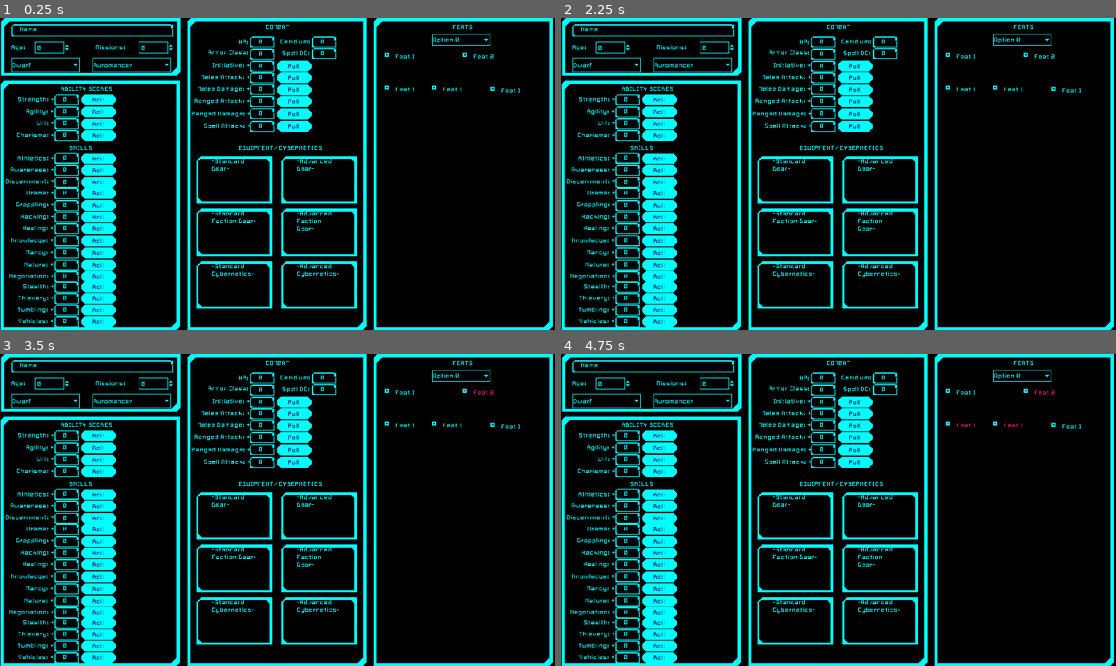
Above: before the commit, frames 1-4 (two rows, left to right).
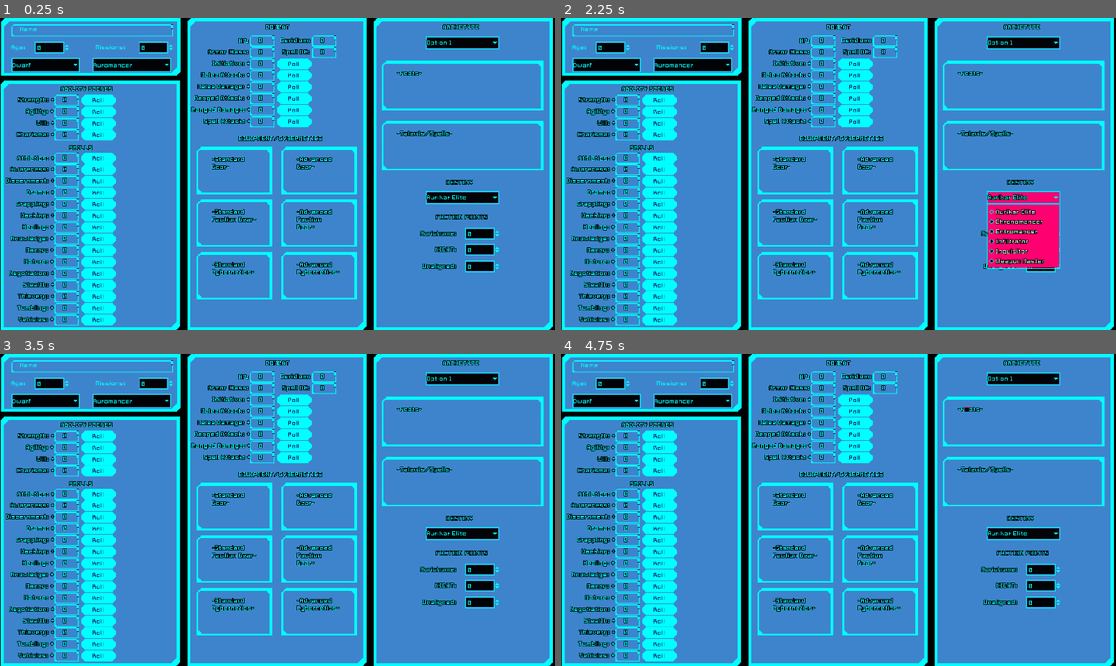
Above: after the commit, the same moments.

Repository: sominator/ecc
Game: Godot game, scene res://Main.tscn
Same seed, same stepped clock (60 frames per second), same inputs: the game is played once before the commit and once after it.
Inputs (mouse positions are in pixels of both pictures, inside the frame that each line leads up to):
- Up to frame 1 (0.25 s): no input
- Up to frame 2 (2.25 s): click "Option 0" (after the commit: "Option 1") at 0.5 s; click (966, 55) at 1.25 s, where only the run before the commit has a clickable "Feat 1"; click (1021, 198) at 2 s, where only the run after the commit has a clickable "Aurikar Elite"
- Up to frame 3 (3.5 s): click (482, 391) at 2.75 s, where only the run before the commit has a clickable "Feat 2"
- Up to frame 4 (4.75 s): click (1016, 425) at 3.5 s, where only the run before the commit has a clickable "Feat 1"; click (966, 425) at 4.25 s, where only the run before the commit has a clickable "Feat 1"

The runs differ from the first frame. In frame 1, 81% of the frame differs, in the area x 0-99%, y 1-100%; in frame 2, 82%; in frame 3, 81%; in frame 4, 81%.

Commit message:
Added Archetype panel and cleaned up UI spacing.

Diff:
--- a/Main.tscn
+++ b/Main.tscn
@@ -950,9 +950,9 @@
 
 [node name="LabelStrength" type="Label" parent="PanelAbilities"]
 margin_left = 29.5
-margin_top = 24.0
+margin_top = 25.0
 margin_right = 93.5
-margin_bottom = 42.0
+margin_bottom = 43.0
 text = "Strength: +"
 align = 2
 valign = 1
@@ -977,9 +977,9 @@
 
 [node name="LabelCharisma" type="Label" parent="PanelAbilities"]
 margin_left = 28.0
-margin_top = 86.0
+margin_top = 85.0
 margin_right = 94.0
-margin_bottom = 104.0
+margin_bottom = 103.0
 text = "Charisma: +"
 valign = 1
 
@@ -992,144 +992,144 @@
 
 [node name="LabelAthletics" type="Label" parent="PanelAbilities"]
 margin_left = 28.5
-margin_top = 124.5
+margin_top = 125.0
 margin_right = 93.5
-margin_bottom = 144.5
+margin_bottom = 145.0
 text = "Athletics: +"
 align = 2
 valign = 1
 
 [node name="LabelAwareness" type="Label" parent="PanelAbilities"]
 margin_left = 17.0
-margin_top = 145.5
+margin_top = 145.0
 margin_right = 94.0
-margin_bottom = 163.5
+margin_bottom = 163.0
 text = "Awareness: +"
 align = 2
 valign = 1
 
 [node name="LabelDiscernment" type="Label" parent="PanelAbilities"]
 margin_left = 9.0
-margin_top = 165.5
+margin_top = 165.0
 margin_right = 94.0
-margin_bottom = 183.5
+margin_bottom = 183.0
 text = "Discernment: +"
 align = 2
 valign = 1
 
 [node name="LabelDrama" type="Label" parent="PanelAbilities"]
 margin_left = 29.5
-margin_top = 185.5
+margin_top = 185.0
 margin_right = 93.5
-margin_bottom = 203.5
+margin_bottom = 203.0
 text = "Drama: +"
 align = 2
 valign = 1
 
 [node name="LabelGrappling" type="Label" parent="PanelAbilities"]
 margin_left = 27.0
-margin_top = 205.5
+margin_top = 205.0
 margin_right = 94.0
-margin_bottom = 223.5
+margin_bottom = 223.0
 text = "Grappling: +"
 align = 2
 valign = 1
 
 [node name="LabelHacking" type="Label" parent="PanelAbilities"]
 margin_left = 29.5
-margin_top = 226.5
+margin_top = 225.0
 margin_right = 93.5
-margin_bottom = 244.5
+margin_bottom = 243.0
 text = "Hacking: +"
 align = 2
 valign = 1
 
 [node name="LabelHealing" type="Label" parent="PanelAbilities"]
 margin_left = 28.5
-margin_top = 246.5
+margin_top = 245.0
 margin_right = 92.5
-margin_bottom = 264.5
+margin_bottom = 263.0
 text = "Healing: +"
 align = 2
 valign = 1
 
 [node name="LabelKnowledge" type="Label" parent="PanelAbilities"]
 margin_left = 18.0
-margin_top = 267.5
+margin_top = 265.0
 margin_right = 93.0
-margin_bottom = 285.5
+margin_bottom = 283.0
 text = "Knowledge: +"
 align = 2
 valign = 1
 
 [node name="LabelMancy" type="Label" parent="PanelAbilities"]
 margin_left = 28.5
-margin_top = 289.0
+margin_top = 285.0
 margin_right = 92.5
-margin_bottom = 307.0
+margin_bottom = 303.0
 text = "Mancy: +"
 align = 2
 valign = 1
 
 [node name="LabelNature" type="Label" parent="PanelAbilities"]
 margin_left = 29.0
-margin_top = 310.0
+margin_top = 305.0
 margin_right = 93.0
-margin_bottom = 328.0
+margin_bottom = 323.0
 text = "Nature: +"
 align = 2
 valign = 1
 
 [node name="LabelNegotiation" type="Label" parent="PanelAbilities"]
 margin_left = 14.5
-margin_top = 330.0
+margin_top = 325.0
 margin_right = 93.5
-margin_bottom = 348.0
+margin_bottom = 343.0
 text = "Negotiation: +"
 align = 2
 valign = 1
 
 [node name="LabelStealth" type="Label" parent="PanelAbilities"]
 margin_left = 29.5
-margin_top = 347.5
+margin_top = 345.0
 margin_right = 93.5
-margin_bottom = 365.5
+margin_bottom = 363.0
 text = "Stealth: +"
 align = 2
 valign = 1
 
 [node name="LabelThievery" type="Label" parent="PanelAbilities"]
 margin_left = 25.5
-margin_top = 367.5
+margin_top = 365.0
 margin_right = 93.5
-margin_bottom = 385.5
+margin_bottom = 383.0
 text = "Thievery: +"
 align = 2
 valign = 1
 
 [node name="LabelTumbling" type="Label" parent="PanelAbilities"]
 margin_left = 29.0
-margin_top = 388.0
+margin_top = 385.0
 margin_right = 93.0
-margin_bottom = 406.0
+margin_bottom = 403.0
 text = "Tumbling: +"
 align = 2
 valign = 1
 
 [node name="LabelVehicles" type="Label" parent="PanelAbilities"]
 margin_left = 28.5
-margin_top = 408.0
+margin_top = 405.0
 margin_right = 92.5
-margin_bottom = 426.0
+margin_bottom = 423.0
 text = "Vehicles: +"
 align = 2
 valign = 1
 
 [node name="ValueStrength" type="TextEdit" parent="PanelAbilities"]
 margin_left = 93.0
-margin_top = 24.0
+margin_top = 25.0
 margin_right = 135.0
-margin_bottom = 43.0
+margin_bottom = 44.0
 text = "0"
 readonly = true
 
@@ -1151,137 +1151,137 @@
 
 [node name="ValueCharisma" type="TextEdit" parent="PanelAbilities"]
 margin_left = 93.0
-margin_top = 86.0
+margin_top = 85.0
 margin_right = 135.0
-margin_bottom = 105.0
+margin_bottom = 104.0
 text = "0"
 readonly = true
 
 [node name="ValueAthletics" type="TextEdit" parent="PanelAbilities"]
 margin_left = 93.0
-margin_top = 124.5
+margin_top = 125.0
 margin_right = 135.0
-margin_bottom = 143.5
+margin_bottom = 144.0
 text = "0"
 readonly = true
 
 [node name="ValueAwareness" type="TextEdit" parent="PanelAbilities"]
 margin_left = 93.0
-margin_top = 145.5
+margin_top = 145.0
 margin_right = 135.0
-margin_bottom = 164.5
+margin_bottom = 164.0
 text = "0"
 readonly = true
 
 [node name="ValueDiscernment" type="TextEdit" parent="PanelAbilities"]
 margin_left = 93.0
-margin_top = 167.0
+margin_top = 165.0
 margin_right = 135.0
-margin_bottom = 186.0
+margin_bottom = 184.0
 text = "0"
 readonly = true
 
 [node name="ValueDrama" type="TextEdit" parent="PanelAbilities"]
 margin_left = 93.0
-margin_top = 186.0
+margin_top = 185.0
 margin_right = 135.0
-margin_bottom = 205.0
+margin_bottom = 204.0
 text = "0"
 readonly = true
 
 [node name="ValueGrappling" type="TextEdit" parent="PanelAbilities"]
 margin_left = 93.0
-margin_top = 206.5
+margin_top = 205.0
 margin_right = 135.0
-margin_bottom = 225.5
+margin_bottom = 224.0
 text = "0"
 readonly = true
 
 [node name="ValueHacking" type="TextEdit" parent="PanelAbilities"]
 margin_left = 93.0
-margin_top = 226.5
+margin_top = 225.0
 margin_right = 135.0
-margin_bottom = 245.5
+margin_bottom = 244.0
 text = "0"
 readonly = true
 
 [node name="ValueHealing" type="TextEdit" parent="PanelAbilities"]
 margin_left = 93.0
-margin_top = 246.5
+margin_top = 245.0
 margin_right = 135.0
-margin_bottom = 265.5
+margin_bottom = 264.0
 text = "0"
 readonly = true
 
 [node name="ValueKnowledge" type="TextEdit" parent="PanelAbilities"]
 margin_left = 93.0
-margin_top = 267.5
+margin_top = 265.0
 margin_right = 135.0
-margin_bottom = 286.5
+margin_bottom = 284.0
 text = "0"
 readonly = true
 
 [node name="ValueMancy" type="TextEdit" parent="PanelAbilities"]
 margin_left = 93.0
-margin_top = 288.5
+margin_top = 285.0
 margin_right = 135.0
-margin_bottom = 307.5
+margin_bottom = 304.0
 text = "0"
 readonly = true
 
 [node name="ValueNature" type="TextEdit" parent="PanelAbilities"]
 margin_left = 93.0
-margin_top = 310.0
+margin_top = 305.0
 margin_right = 135.0
-margin_bottom = 329.0
+margin_bottom = 324.0
 text = "0"
 readonly = true
 
 [node name="ValueNegotiation" type="TextEdit" parent="PanelAbilities"]
 margin_left = 93.0
-margin_top = 330.0
+margin_top = 325.0
 margin_right = 135.0
-margin_bottom = 349.0
+margin_bottom = 344.0
 text = "0"
 readonly = true
 
 [node name="ValueStealth" type="TextEdit" parent="PanelAbilities"]
 margin_left = 93.0
-margin_top = 347.5
+margin_top = 345.0
 margin_right = 135.0
-margin_bottom = 366.5
+margin_bottom = 364.0
 text = "0"
 readonly = true
 
 [node name="ValueThievery" type="TextEdit" parent="PanelAbilities"]
 margin_left = 93.0
-margin_top = 368.0
+margin_top = 365.0
 margin_right = 135.0
-margin_bottom = 387.0
+margin_bottom = 384.0
 text = "0"
 readonly = true
 
 [node name="ValueTumbling" type="TextEdit" parent="PanelAbilities"]
 margin_left = 93.0
-margin_top = 388.0
+margin_top = 385.0
 margin_right = 135.0
-margin_bottom = 407.0
+margin_bottom = 404.0
 text = "0"
 readonly = true
 
 [node name="ValueVehicles" type="TextEdit" parent="PanelAbilities"]
 margin_left = 93.0
-margin_top = 407.5
+margin_top = 405.0
 margin_right = 135.0
-margin_bottom = 426.5
+margin_bottom = 424.0
 text = "0"
 readonly = true
 
 [node name="ButtonStrength" type="Button" parent="PanelAbilities"]
 margin_left = 138.5
-margin_top = 24.0
+margin_top = 25.0
 margin_right = 198.5
-margin_bottom = 43.0
+margin_bottom = 44.0
 text = "Roll"
 
 [node name="ButtonAgility" type="Button" parent="PanelAbilities"]
@@ -1293,121 +1293,121 @@
 
 [node name="ButtonWill" type="Button" parent="PanelAbilities"]
 margin_left = 138.5
-margin_top = 66.0
+margin_top = 65.0
 margin_right = 198.5
-margin_bottom = 85.0
+margin_bottom = 84.0
 text = "Roll"
 
 [node name="ButtonCharisma" type="Button" parent="PanelAbilities"]
 margin_left = 138.5
-margin_top = 86.0
+margin_top = 85.0
 margin_right = 198.5
-margin_bottom = 105.0
+margin_bottom = 104.0
 text = "Roll"
 
 [node name="ButtonAthletics" type="Button" parent="PanelAbilities"]
 margin_left = 138.5
-margin_top = 126.0
+margin_top = 125.0
 margin_right = 198.5
-margin_bottom = 145.0
+margin_bottom = 144.0
 text = "Roll"
 
 [node name="ButtonAwareness" type="Button" parent="PanelAbilities"]
 margin_left = 138.5
-margin_top = 145.5
+margin_top = 145.0
 margin_right = 198.5
-margin_bottom = 164.5
+margin_bottom = 164.0
 text = "Roll"
 
 [node name="ButtonDiscernment" type="Button" parent="PanelAbilities"]
 margin_left = 138.5
-margin_top = 167.0
+margin_top = 165.0
 margin_right = 198.5
-margin_bottom = 186.0
+margin_bottom = 184.0
 text = "Roll"
 
 [node name="ButtonDrama" type="Button" parent="PanelAbilities"]
 margin_left = 138.5
-margin_top = 186.0
+margin_top = 185.0
 margin_right = 198.5
-margin_bottom = 205.0
+margin_bottom = 204.0
 text = "Roll"
 
 [node name="ButtonGrappling" type="Button" parent="PanelAbilities"]
 margin_left = 138.5
-margin_top = 206.5
+margin_top = 205.0
 margin_right = 198.5
-margin_bottom = 225.5
+margin_bottom = 224.0
 text = "Roll"
 
 [node name="ButtonHacking" type="Button" parent="PanelAbilities"]
 margin_left = 138.5
-margin_top = 226.5
+margin_top = 225.0
 margin_right = 198.5
-margin_bottom = 245.5
+margin_bottom = 244.0
 text = "Roll"
 
 [node name="ButtonHealing" type="Button" parent="PanelAbilities"]
 margin_left = 138.5
-margin_top = 247.0
+margin_top = 245.0
 margin_right = 198.5
-margin_bottom = 266.0
+margin_bottom = 264.0
 text = "Roll"
 
 [node name="ButtonKnowledge" type="Button" parent="PanelAbilities"]
 margin_left = 138.5
-margin_top = 267.5
+margin_top = 265.0
 margin_right = 198.5
-margin_bottom = 286.5
+margin_bottom = 284.0
 text = "Roll"
 
 [node name="ButtonMancy" type="Button" parent="PanelAbilities"]
 margin_left = 138.5
-margin_top = 289.0
+margin_top = 285.0
 margin_right = 198.5
-margin_bottom = 308.0
+margin_bottom = 304.0
 text = "Roll"
 
 [node name="ButtonNature" type="Button" parent="PanelAbilities"]
 margin_left = 138.5
-margin_top = 310.0
+margin_top = 305.0
 margin_right = 198.5
-margin_bottom = 329.0
+margin_bottom = 324.0
 text = "Roll"
 
 [node name="ButtonNegotiation" type="Button" parent="PanelAbilities"]
 margin_left = 138.5
-margin_top = 330.0
+margin_top = 325.0
 margin_right = 198.5
-margin_bottom = 349.0
+margin_bottom = 344.0
 text = "Roll"
 
 [node name="ButtonStealth" type="Button" parent="PanelAbilities"]
 margin_left = 138.5
-margin_top = 348.0
+margin_top = 345.0
 margin_right = 198.5
-margin_bottom = 367.0
+margin_bottom = 364.0
 text = "Roll"
 
 [node name="ButtonThievery" type="Button" parent="PanelAbilities"]
 margin_left = 138.5
-margin_top = 368.0
+margin_top = 365.0
 margin_right = 198.5
-margin_bottom = 387.0
+margin_bottom = 384.0
 text = "Roll"
 
 [node name="ButtonTumbling" type="Button" parent="PanelAbilities"]
 margin_left = 138.5
-margin_top = 388.0
+margin_top = 385.0
 margin_right = 198.5
-margin_bottom = 407.0
+margin_bottom = 404.0
 text = "Roll"
 
 [node name="ButtonVehicles" type="Button" parent="PanelAbilities"]
 margin_left = 138.5
-margin_top = 408.0
+margin_top = 405.0
 margin_right = 198.5
-margin_bottom = 427.0
+margin_bottom = 424.0
 text = "Roll"
 
 [node name="PanelCombat" type="Panel" parent="."]
@@ -1425,336 +1425,403 @@
 
 [node name="LabelHP" type="Label" parent="PanelCombat"]
 margin_left = 44.5
-margin_top = 32.0
+margin_top = 30.0
 margin_right = 109.5
-margin_bottom = 52.0
+margin_bottom = 50.0
 text = "HP: "
 align = 2
 valign = 1
 
 [node name="LabelCeridium" type="Label" parent="PanelCombat"]
 margin_left = 151.0
-margin_top = 32.0
+margin_top = 30.0
 margin_right = 217.0
-margin_bottom = 50.0
+margin_bottom = 48.0
 text = "Ceridium: "
 align = 2
 valign = 1
 
 [node name="LabelAC" type="Label" parent="PanelCombat"]
 margin_left = 25.0
-margin_top = 51.0
+margin_top = 50.0
 margin_right = 110.0
-margin_bottom = 69.0
+margin_bottom = 68.0
 text = "Armor Class: "
 align = 2
 valign = 1
 
 [node name="LabelSpellDC" type="Label" parent="PanelCombat"]
 margin_left = 152.0
-margin_top = 51.5
+margin_top = 50.0
 margin_right = 216.0
-margin_bottom = 69.5
+margin_bottom = 68.0
 text = "Spell DC: "
 align = 2
 valign = 1
 
 [node name="LabelInitiative" type="Label" parent="PanelCombat"]
 margin_left = 43.0
-margin_top = 73.0
+margin_top = 70.0
 margin_right = 110.0
-margin_bottom = 91.0
+margin_bottom = 88.0
 text = "Initiative: +"
 align = 2
 valign = 1
 
 [node name="LabelMeleeAttack" type="Label" parent="PanelCombat"]
 margin_left = 24.0
-margin_top = 94.0
+margin_top = 90.0
 margin_right = 110.0
-margin_bottom = 112.0
+margin_bottom = 108.0
 text = "Melee Attack: +"
 align = 2
 valign = 1
 
 [node name="LabelMeleeDamage" type="Label" parent="PanelCombat"]
 margin_left = 18.0
-margin_top = 114.0
+margin_top = 110.0
 margin_right = 110.0
-margin_bottom = 132.0
+margin_bottom = 128.0
 text = "Melee Damage: +"
 align = 2
 valign = 1
 
 [node name="LabelRangedAttack" type="Label" parent="PanelCombat"]
 margin_left = 13.0
-margin_top = 135.0
+margin_top = 130.0
 margin_right = 110.0
-margin_bottom = 153.0
+margin_bottom = 148.0
 text = "Ranged Attack: +"
 align = 2
 valign = 1
 
 [node name="LabelRangedDamage" type="Label" parent="PanelCombat"]
 margin_left = 7.5
-margin_top = 156.5
+margin_top = 150.0
 margin_right = 110.5
-margin_bottom = 174.5
+margin_bottom = 168.0
 text = "Ranged Damage: +"
 align = 2
 valign = 1
 
 [node name="LabelSpellAttack" type="Label" parent="PanelCombat"]
 margin_left = 24.0
-margin_top = 178.0
+margin_top = 170.0
 margin_right = 111.0
-margin_bottom = 196.0
+margin_bottom = 188.0
 text = "Spell Attack: +"
 align = 2
 valign = 1
 
 [node name="LabelEquipment" type="Label" parent="PanelCombat"]
 margin_left = 88.5
-margin_top = 220.0
+margin_top = 204.0
 margin_right = 233.5
-margin_bottom = 229.0
+margin_bottom = 213.0
 text = "EQUIPMENT/CYBERNETICS"
 
 [node name="ValueHP" type="TextEdit" parent="PanelCombat"]
 margin_left = 109.0
-margin_top = 32.0
+margin_top = 30.0
 margin_right = 151.0
-margin_bottom = 51.0
+margin_bottom = 49.0
 text = "0"
 readonly = true
 
 [node name="ValueCeridium" type="TextEdit" parent="PanelCombat"]
 margin_left = 216.0
-margin_top = 32.0
+margin_top = 30.0
 margin_right = 258.0
-margin_bottom = 51.0
+margin_bottom = 49.0
 text = "0"
 readonly = true
 
 [node name="ValueAC" type="TextEdit" parent="PanelCombat"]
 margin_left = 109.0
-margin_top = 52.5
+margin_top = 50.0
 margin_right = 151.0
-margin_bottom = 71.5
+margin_bottom = 69.0
 text = "0"
 readonly = true
 
 [node name="ValueDC" type="TextEdit" parent="PanelCombat"]
 margin_left = 215.5
-margin_top = 52.0
+margin_top = 50.0
 margin_right = 257.5
-margin_bottom = 71.0
+margin_bottom = 69.0
 text = "0"
 readonly = true
 
 [node name="ValueInitiative" type="TextEdit" parent="PanelCombat"]
 margin_left = 109.0
-margin_top = 74.0
+margin_top = 70.0
 margin_right = 151.0
-margin_bottom = 93.0
+margin_bottom = 89.0
 text = "0"
 readonly = true
 
 [node name="ValueMeleeAttack" type="TextEdit" parent="PanelCombat"]
 margin_left = 109.0
-margin_top = 94.0
+margin_top = 90.0
 margin_right = 151.0
-margin_bottom = 113.0
+margin_bottom = 109.0
 text = "0"
 readonly = true
 
 [node name="ValueMeleeDamage" type="TextEdit" parent="PanelCombat"]
 margin_left = 109.0
-margin_top = 114.0
+margin_top = 110.0
 margin_right = 151.0
-margin_bottom = 133.0
+margin_bottom = 129.0
 text = "0"
 readonly = true
 
 [node name="ValueRangedAttack" type="TextEdit" parent="PanelCombat"]
 margin_left = 109.0
-margin_top = 135.0
+margin_top = 130.0
 margin_right = 151.0
-margin_bottom = 154.0
+margin_bottom = 149.0
 text = "0"
 readonly = true
 
 [node name="ValueRangedDamage" type="TextEdit" parent="PanelCombat"]
 margin_left = 109.0
-margin_top = 156.0
+margin_top = 150.0
 margin_right = 151.0
-margin_bottom = 175.0
+margin_bottom = 169.0
 text = "0"
 readonly = true
 
 [node name="ValueSpellAttack" type="TextEdit" parent="PanelCombat"]
 margin_left = 109.0
-margin_top = 177.5
+margin_top = 170.0
 margin_right = 151.0
-margin_bottom = 196.5
+margin_bottom = 189.0
 text = "0"
 readonly = true
 
 [node name="ButtonInitiative" type="Button" parent="PanelCombat"]
 margin_left = 154.5
-margin_top = 74.0
+margin_top = 70.0
 margin_right = 214.5
-margin_bottom = 93.0
+margin_bottom = 89.0
 text = "Roll"
 
 [node name="ButtonMeleeAttack" type="Button" parent="PanelCombat"]
 margin_left = 154.5
-margin_top = 94.0
+margin_top = 90.0
 margin_right = 214.5
-margin_bottom = 113.0
+margin_bottom = 109.0
 text = "Roll"
 
 [node name="ButtonMeleeDamage" type="Button" parent="PanelCombat"]
 margin_left = 154.5
-margin_top = 114.5
+margin_top = 110.0
 margin_right = 214.5
-margin_bottom = 133.5
+margin_bottom = 129.0
 text = "Roll"
 
 [node name="ButtonRangedAttack" type="Button" parent="PanelCombat"]
 margin_left = 154.5
-margin_top = 135.0
+margin_top = 130.0
 margin_right = 214.5
-margin_bottom = 154.0
+margin_bottom = 149.0
 text = "Roll"
 
 [node name="ButtonRangedDamage" type="Button" parent="PanelCombat"]
 margin_left = 154.5
-margin_top = 156.5
+margin_top = 150.0
 margin_right = 214.5
-margin_bottom = 175.5
+margin_bottom = 169.0
 text = "Roll"
 
 [node name="ButtonSpellAttack" type="Button" parent="PanelCombat"]
 margin_left = 154.5
-margin_top = 178.0
+margin_top = 170.0
 margin_right = 214.5
-margin_bottom = 197.0
+margin_bottom = 189.0
 text = "Roll"
 
 [node name="InputStandardGear1" type="TextEdit" parent="PanelCombat"]
 margin_left = 16.0
-margin_top = 239.0
+margin_top = 223.0
 margin_right = 147.0
-margin_bottom = 321.0
-text = "	-Standard Gear-"
+margin_bottom = 305.0
+text = "
+	-Standard Gear-"
 wrap_enabled = true
 caret_block_mode = true
 caret_blink = true
 
 [node name="InputAdvancedGear" type="TextEdit" parent="PanelCombat"]
 margin_left = 163.0
-margin_top = 238.5
+margin_top = 222.5
 margin_right = 294.0
-margin_bottom = 320.5
-text = "	-Advanced Gear-"
+margin_bottom = 304.5
+text = "
+	-Advanced Gear-"
 wrap_enabled = true
 caret_block_mode = true
 caret_blink = true
 
 [node name="InputStandardFactionGear" type="TextEdit" parent="PanelCombat"]
 margin_left = 16.0
-margin_top = 329.5
+margin_top = 313.5
 margin_right = 147.0
-margin_bottom = 411.5
-text = "	-Standard Faction Gear-"
+margin_bottom = 395.5
+text = "
+	-Standard Faction Gear-"
 wrap_enabled = true
 caret_block_mode = true
 caret_blink = true
 
 [node name="InputAdvancedFactionGear" type="TextEdit" parent="PanelCombat"]
 margin_left = 163.0
-margin_top = 329.5
+margin_top = 313.5
 margin_right = 294.0
-margin_bottom = 411.5
-text = "	-Advanced Faction  Gear-"
+margin_bottom = 395.5
+text = "
+	-Advanced Faction  Gear-"
 wrap_enabled = true
 caret_block_mode = true
 caret_blink = true
 
 [node name="InputStandardCybernetics" type="TextEdit" parent="PanelCombat"]
 margin_left = 16.0
-margin_top = 421.0
+margin_top = 405.0
 margin_right = 147.0
-margin_bottom = 503.0
-text = "	-Standard Cybernetics-"
+margin_bottom = 487.0
+text = "
+	-Standard Cybernetics-"
 wrap_enabled = true
 caret_block_mode = true
 caret_blink = true
 
 [node name="InputAdvancedCybernetics" type="TextEdit" parent="PanelCombat"]
 margin_left = 163.0
-margin_top = 421.0
+margin_top = 405.0
 margin_right = 294.0
-margin_bottom = 503.0
-text = "	-Advanced Cybernetics-"
+margin_bottom = 487.0
+text = "
+	-Advanced Cybernetics-"
 wrap_enabled = true
 caret_block_mode = true
 caret_blink = true
 
-[node name="PanelFeats" type="Panel" parent="."]
+[node name="PanelArchetype" type="Panel" parent="."]
 margin_left = 1293.0
 margin_right = 1603.0
 margin_bottom = 540.0
 rect_scale = Vector2( 2, 2 )
 
-[node name="LabelFeats" type="Label" parent="PanelFeats"]
-margin_left = 136.5
+[node name="LabelArchetype" type="Label" parent="PanelArchetype"]
+margin_left = 119.5
 margin_top = 11.0
-margin_right = 178.5
+margin_right = 182.5
 margin_bottom = 20.0
-text = "FEATS"
-
-[node name="OptionArchetype" type="OptionButton" parent="PanelFeats"]
-margin_left = 100.5
-margin_top = 28.0
-margin_right = 201.5
-margin_bottom = 48.0
-text = "Option 0"
-items = [ "Option 0", null, false, 0, null, "Option 1", null, false, 1, null ]
+text = "ARCHETYPE"
+
+[node name="OptionArchetype" type="OptionButton" parent="PanelArchetype"]
+margin_left = 90.0
+margin_top = 32.0
+margin_right = 217.0
+margin_bottom = 54.0
+text = "Option 1"
+items = [ "Option 1", null, false, 0, null, "Option 2", null, false, 1, null ]
 selected = 0
 
-[node name="CheckFeat1" type="CheckBox" parent="PanelFeats"]
-margin_left = 18.5
-margin_top = 52.5
-margin_right = 92.5
-margin_bottom = 80.5
-text = "Feat 1"
-
-[node name="CheckFeat2" type="CheckBox" parent="PanelFeats"]
-margin_left = 153.5
-margin_top = 52.5
-margin_right = 227.5
-margin_bottom = 80.5
-text = "Feat 2"
-
-[node name="CheckFeat3" type="CheckBox" parent="PanelFeats"]
-margin_left = 100.5
-margin_top = 110.0
-margin_right = 174.5
-margin_bottom = 138.0
-text = "Feat 1"
-
-[node name="CheckFeat4" type="CheckBox" parent="PanelFeats"]
-margin_left = 18.5
-margin_top = 110.0
-margin_right = 92.5
-margin_bottom = 138.0
-text = "Feat 1"
-
-[node name="CheckFeat5" type="CheckBox" parent="PanelFeats"]
-margin_left = 201.5
-margin_top = 112.0
-margin_right = 275.5
-margin_bottom = 140.0
-text = "Feat 1"
+[node name="InputFeats" type="TextEdit" parent="PanelArchetype"]
+margin_left = 14.0
+margin_top = 74.0
+margin_right = 294.0
+margin_bottom = 160.0
+text = "
+	-Feats-"
+wrap_enabled = true
+caret_block_mode = true
+caret_blink = true
+
+[node name="InputSpells" type="TextEdit" parent="PanelArchetype"]
+margin_left = 14.0
+margin_top = 178.0
+margin_right = 294.0
+margin_bottom = 264.0
+text = "
+	-Talents/Spells-"
+wrap_enabled = true
+caret_block_mode = true
+caret_blink = true
+
+[node name="LabelDestiny" type="Label" parent="PanelArchetype"]
+margin_left = 126.0
+margin_top = 280.0
+margin_right = 189.0
+margin_bottom = 289.0
+text = "DESTINY"
+
+[node name="OptionDestiny" type="OptionButton" parent="PanelArchetype"]
+margin_left = 90.0
+margin_top = 300.0
+margin_right = 217.0
+margin_bottom = 322.0
+text = "Aurikar Elite"
+items = [ "Aurikar Elite", null, false, 0, null, "Chronomancer", null, false, 1, null, "Entromancer", null, false, 2, null, "Infiltrator", null, false, 3, null, "Inquisitor", null, false, 4, null, "Weapon Master", null, false, 5, null ]
+selected = 0
+
+[node name="LabelFactionPoints" type="Label" parent="PanelArchetype"]
+margin_left = 107.5
+margin_top = 340.0
+margin_right = 197.5
+margin_bottom = 349.0
+text = "FACTION POINTS"
+
+[node name="LabelAurichome" type="Label" parent="PanelArchetype"]
+margin_left = 80.5
+margin_top = 362.5
+margin_right = 143.5
+margin_bottom = 382.5
+text = "Aurichome:"
+align = 2
+valign = 1
+
+[node name="SpinBoxAurichome" type="SpinBox" parent="PanelArchetype"]
+margin_left = 157.5
+margin_top = 362.5
+margin_right = 217.5
+margin_bottom = 382.5
+min_value = -10.0
+max_value = 20.0
+
+[node name="LabelNIGHT" type="Label" parent="PanelArchetype"]
+margin_left = 80.5
+margin_top = 390.5
+margin_right = 143.5
+margin_bottom = 410.5
+text = "NIGHT:"
+align = 2
+valign = 1
+
+[node name="SpinBoxNIGHT" type="SpinBox" parent="PanelArchetype"]
+margin_left = 157.5
+margin_top = 390.5
+margin_right = 217.5
+margin_bottom = 410.5
+min_value = -10.0
+max_value = 20.0
+
+[node name="LabelUnaligned" type="Label" parent="PanelArchetype"]
+margin_left = 80.5
+margin_top = 420.0
+margin_right = 143.5
+margin_bottom = 440.0
+text = "Unaligned:"
+align = 2
+valign = 1
+
+[node name="SpinBoxUnaligned" type="SpinBox" parent="PanelArchetype"]
+margin_left = 157.5
+margin_top = 420.0
+margin_right = 217.5
+margin_bottom = 440.0
+min_value = -10.0
+max_value = 20.0
--- a/theme/sci-fi-theme.tres
+++ b/theme/sci-fi-theme.tres
@@ -5,6 +5,7 @@
 
 [sub_resource type="DynamicFont" id=93]
 size = 10
+use_mipmaps = true
 extra_spacing_top = 1
 extra_spacing_bottom = -1
 extra_spacing_space = -2
@@ -58,6 +59,8 @@
 
 [sub_resource type="DynamicFont" id=92]
 size = 10
+outline_size = 1
+outline_color = Color( 0, 0, 0, 1 )
 extra_spacing_top = 1
 extra_spacing_bottom = -1
 extra_spacing_space = -2
Not shown, added: .mono/metadata/ide_messaging_meta.txt
Binary file changed: theme/sci-fi.png
